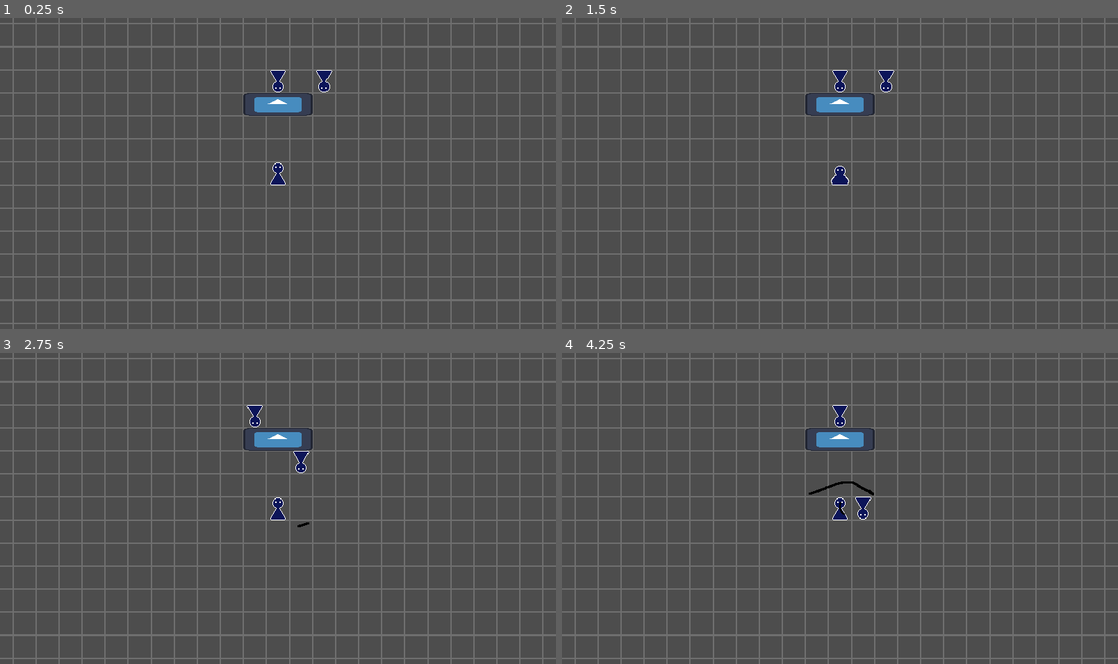
Above: before the commit, frames 1-4 (two rows, left to right).
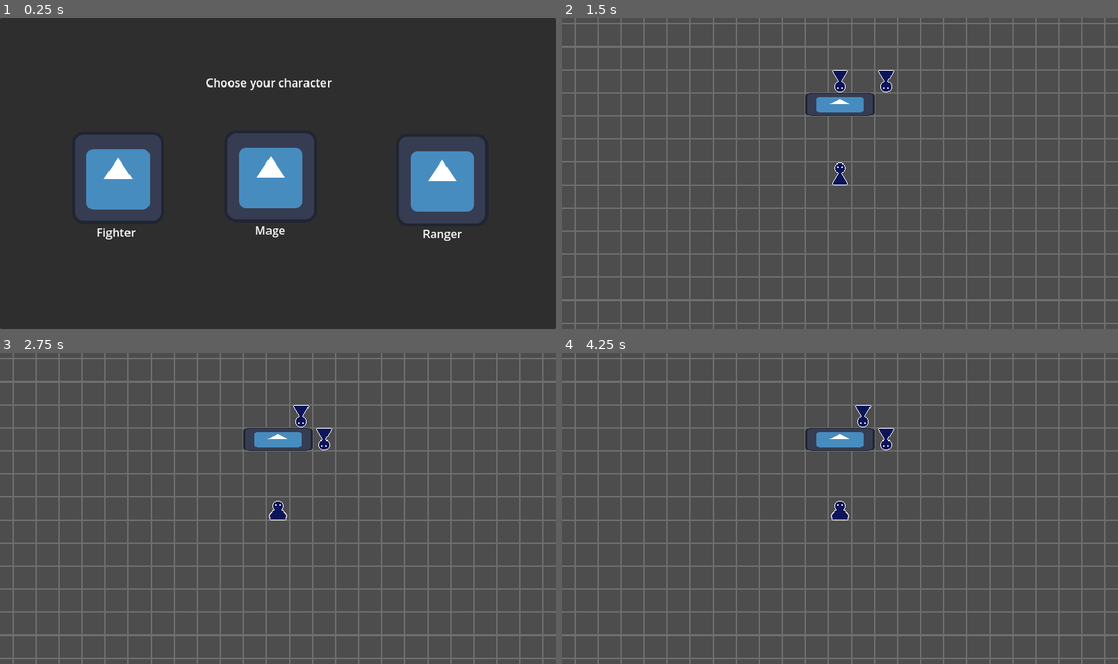
Above: after the commit, the same moments.

Repository: gotererite-alt/terra
Game: Godot game, scene res://Scenes/character_select.tscn
Two runs of this game, one before a commit and one after it. Both use one fixed random seed, a clock stepped at 60 frames per second and the inputs below. Before the commit the project starts from res://Scenes/node_2d.tscn. The engine's default icon, where the game draws it, is replaced by a stand-in: a white triangle on a blue panel in a dark square.
Inputs (mouse positions are in pixels of both pictures, inside the frame that each line leads up to):
- Up to frame 1 (0.25 s): no input
- Up to frame 2 (1.5 s): click (678, 176) at 0.5 s, where only the run after the commit has a clickable "Fighter"; tap Enter at 1.25 s; hold Right (Aright) from 1.28 s (still down); tap Space (space) at 1.35 s
- Up to frame 3 (2.75 s): release Right (Aright) at 2.03 s; hold Down (Adown) from 2.03 s (still down); tap Space (space) at 2.1 s
- Up to frame 4 (4.25 s): release Down (Adown) at 2.78 s; hold Right (Aright) 2.78-3.53 s; tap Space (space) at 2.85, 3.6 s; hold Up (Aup) from 3.53 s (still down)

The runs differ from the first frame. In frame 1, 94% of the frame differs, in the area x 0-100%, y 0-100%; in frame 2, less than 0.1%; in frame 3, 0.6%; in frame 4, 0.7%.

Commit message:
added class

Diff:
--- /dev/null
+++ b/Scenes/character_select.tscn
@@ -0,0 +1,74 @@
+[gd_scene format=3 uid="uid://dgs1811ums5dg"]
+
+[ext_resource type="Script" uid="uid://dbvpqt3lxh110" path="res://Script/character_select.gd" id="1_o8raw"]
+[ext_resource type="Texture2D" uid="uid://b8acmhydm7mq3" path="res://icon.svg" id="2_wqg5r"]
+
+[node name="character select" type="Control" unique_id=1516283743]
+layout_mode = 3
+anchors_preset = 0
+script = ExtResource("1_o8raw")
+
+[node name="Panel" type="Panel" parent="." unique_id=1764541372]
+layout_mode = 0
+offset_right = 772.0
+offset_bottom = 432.0
+
+[node name="Label" type="Label" parent="." unique_id=442240743]
+layout_mode = 0
+offset_left = 286.0
+offset_top = 78.0
+offset_right = 461.0
+offset_bottom = 101.0
+text = "Choose your character"
+
+[node name="Fighter" type="TextureButton" parent="." unique_id=1207072833]
+layout_mode = 0
+offset_left = 100.0
+offset_top = 158.0
+offset_right = 228.0
+offset_bottom = 286.0
+texture_normal = ExtResource("2_wqg5r")
+
+[node name="Label" type="Label" parent="Fighter" unique_id=1828857428]
+layout_mode = 0
+offset_left = 34.0
+offset_top = 128.0
+offset_right = 89.0
+offset_bottom = 151.0
+text = "Fighter"
+
+[node name="Ranger" type="TextureButton" parent="." unique_id=1356694318]
+layout_mode = 0
+offset_left = 550.0
+offset_top = 161.0
+offset_right = 678.0
+offset_bottom = 289.0
+texture_normal = ExtResource("2_wqg5r")
+
+[node name="Label" type="Label" parent="Ranger" unique_id=1404873310]
+layout_mode = 0
+offset_left = 37.0
+offset_top = 127.0
+offset_right = 92.0
+offset_bottom = 150.0
+text = "Ranger"
+
+[node name="Mage" type="TextureButton" parent="." unique_id=1075341792]
+layout_mode = 0
+offset_left = 312.0
+offset_top = 156.0
+offset_right = 440.0
+offset_bottom = 284.0
+texture_normal = ExtResource("2_wqg5r")
+
+[node name="Label" type="Label" parent="Mage" unique_id=1774556990]
+layout_mode = 0
+offset_left = 42.0
+offset_top = 127.0
+offset_right = 85.0
+offset_bottom = 150.0
+text = "Mage"
+
+[connection signal="pressed" from="Fighter" to="." method="_on_fighter_pressed"]
+[connection signal="pressed" from="Ranger" to="." method="_on_ranger_pressed"]
+[connection signal="pressed" from="Mage" to="." method="_on_mage_pressed"]
--- /dev/null
+++ b/Scenes/fighter.tscn
@@ -0,0 +1,10 @@
+[gd_scene format=3 uid="uid://h6akjdjtodcc"]
+
+[ext_resource type="Script" uid="uid://b8xeoknl8eowu" path="res://Script/fighter.gd" id="1_3dnt7"]
+[ext_resource type="PackedScene" uid="uid://dmaegaoy730yf" path="res://Scenes/swing.tscn" id="2_lx80f"]
+
+[node name="Fighter" type="Node2D" unique_id=564302062]
+script = ExtResource("1_3dnt7")
+swing = ExtResource("2_lx80f")
+
+[node name="Spawnpoint" type="Marker2D" parent="." unique_id=1215984448]
--- a/Scenes/swing.tscn
+++ b/Scenes/swing.tscn
@@ -54,4 +54,5 @@
 [node name="CollisionShape2D" type="CollisionShape2D" parent="." unique_id=1350040772]
 shape = SubResource("RectangleShape2D_wsrdr")
 
+[connection signal="body_entered" from="." to="." method="_on_body_entered"]
 [connection signal="animation_finished" from="AnimatedSprite2D" to="." method="_on_animated_sprite_2d_animation_finished"]
--- a/Script/baseP.gd
+++ b/Script/baseP.gd
@@ -5,15 +5,19 @@
 var input_dir : Vector2
 var atk_dir : Vector2
 var prep = false
-@export var swing : PackedScene
+var chr
+@onready var characters := {"fighter" : preload("res://Scenes/fighter.tscn")}
 @onready var spwn =  $rot/Marker2D
+
+func _ready() -> void:
+	chr = characters[TurnManager.character].instantiate()
+	add_child(chr)
 
 func _physics_process(delta: float) -> void:
 	if TurnManager.myturn == true:
 		action()
 		move_and_slide()
 		velocity = Vector2.ZERO
-
 
 func action():
 	input_dir = Input.get_vector("left","right","up","down")
@@ -23,7 +27,7 @@
 	elif Input.is_action_just_pressed("space") and prep == false:
 		prepped()
 	elif atk_dir != Vector2(0,0) and prep == true:
-		attack()
+		chr.attack(atk_dir)
 
 func move():
 	position += input_dir * range
@@ -33,15 +37,3 @@
 func prepped():
 	prep = true
 	TurnManager.myturn = false
-
-func attack():
-	var swing_ins = swing.instantiate()
-	if atk_dir.y == 0:
-		$rot.rotation_degrees = 90 * atk_dir.x
-	elif atk_dir.y == 1 :
-		$rot.rotation_degrees = 180
-	elif atk_dir.y == -1:
-		$rot.rotation = 0
-	$rot.add_child(swing_ins)
-	swing_ins.position = spwn.position
-	TurnManager.myturn = false
--- /dev/null
+++ b/Script/character_select.gd
@@ -0,0 +1,13 @@
+extends Control
+
+func _on_fighter_pressed() -> void:
+	TurnManager.character = "fighter"
+	get_tree().change_scene_to_file("res://Scenes/node_2d.tscn")
+
+func _on_ranger_pressed() -> void:
+	TurnManager.character = "ranger"
+	get_tree().change_scene_to_file("res://Scenes/node_2d.tscn")
+
+func _on_mage_pressed() -> void:
+	TurnManager.character = "mage"
+	get_tree().change_scene_to_file("res://Scenes/node_2d.tscn")
--- a/Script/enemy.gd
+++ b/Script/enemy.gd
@@ -2,6 +2,7 @@
 
 @export var swin : PackedScene
 @export var player :CharacterBody2D
+@export var hp = 3
 var player_pos
 var wait = false
 var timer = 0
@@ -28,3 +29,8 @@
 
 func turn():
 	wait = true
+
+func take_damage(damage):
+	hp -= damage
+	if hp <= 0:
+		queue_free()
--- a/Script/enemy_controler.gd
+++ b/Script/enemy_controler.gd
@@ -3,18 +3,19 @@
 var count
 var enemies
 signal send
+var init = false
 
 func _ready() -> void:
 	send.connect(TurnManager.test)
-
 
 func _physics_process(delta: float) -> void:
 	if TurnManager.myturn == false:
 		count = get_child_count()
 		enemies = get_children()
-		if TurnManager.turns == 0:
+		if TurnManager.turns == 0 and init == false:
 			send.emit(self)
 			enemies[TurnManager.turns].turn()
+			init = true
 
 func continues():
 	if TurnManager.turns >= count:
--- /dev/null
+++ b/Script/fighter.gd
@@ -0,0 +1,14 @@
+extends Node2D
+
+@export var swing : PackedScene
+@export var damage = 1
+
+func attack(pos):
+	var swing_ins = swing.instantiate()
+	$Spawnpoint.position.x = pos.x * 32
+	$Spawnpoint.position.y = pos.y * 32
+	add_child(swing_ins)
+	swing_ins.position = $Spawnpoint.position
+	swing_ins.look_at(get_parent().position)
+	swing_ins.rotation -= deg_to_rad(90)
+	TurnManager.myturn = false
--- a/Script/swing.gd
+++ b/Script/swing.gd
@@ -3,3 +3,7 @@
 
 func _on_animated_sprite_2d_animation_finished() -> void:
 	queue_free()
+
+func _on_body_entered(body: Node2D) -> void:
+	if body.is_in_group("enemies"):
+		body.take_damage(get_parent().damage)
--- a/project.godot
+++ b/project.godot
@@ -11,7 +11,7 @@
 [application]
 
 config/name="Terra"
-run/main_scene="res://Scenes/node_2d.tscn"
+run/main_scene="uid://dgs1811ums5dg"
 config/features=PackedStringArray("4.6", "GL Compatibility")
 config/icon="res://icon.svg"
 
Not shown, added: Script/character_select.gd.uid
Not shown, added: Script/fighter.gd.uid
